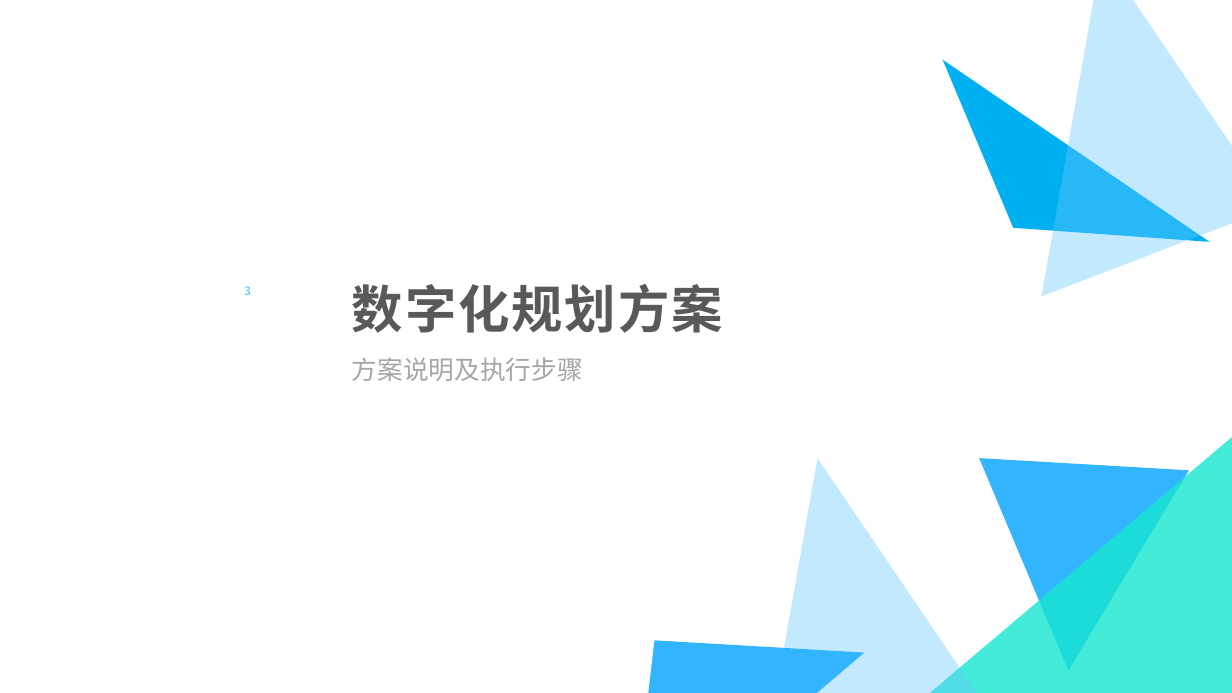
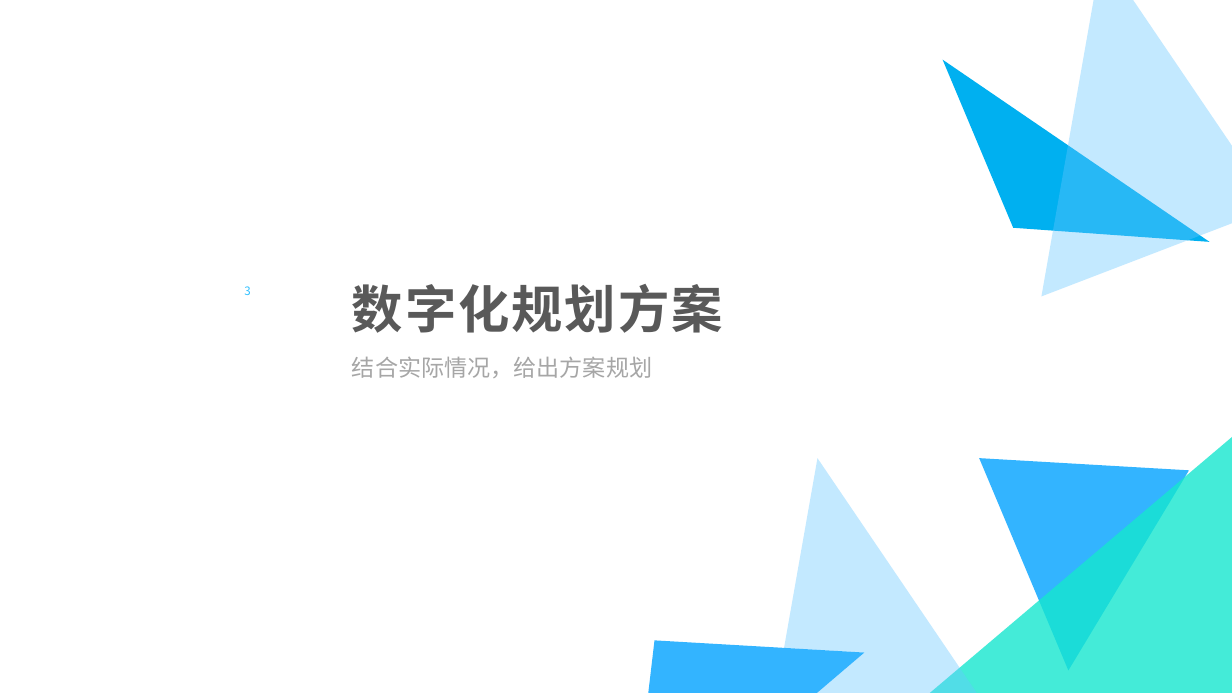
Before and after one commit to Javen-Woo/Business, a slide deck: slide 8 of 沪上阿姨/维格智数_沪上阿姨数字化转型规划书_v1.1.pptx. Drawn at 1232x693 pixels with LibreOffice and Linux fonts; fonts in the diff are those of the drawing. Boxes give left, top, right and bottom in pixels: in the first picture for what was removed or moved away, otherwise in the second. Text is boxed around its words. In the diff, an @@ line names an element or a change of style, - is before the commit and + after.

```diff
--- a/沪上阿姨/维格智数_沪上阿姨数字化转型规划书_v1.1.pptx
+++ b/沪上阿姨/维格智数_沪上阿姨数字化转型规划书_v1.1.pptx
@@ text at (352, 357, 652, 378): text changed; size 40 to 36 pt @@
-方案说明及执行步骤
+结合实际情况，给出方案规划
```
Also in this commit, not shown: 2 other slides changed.
